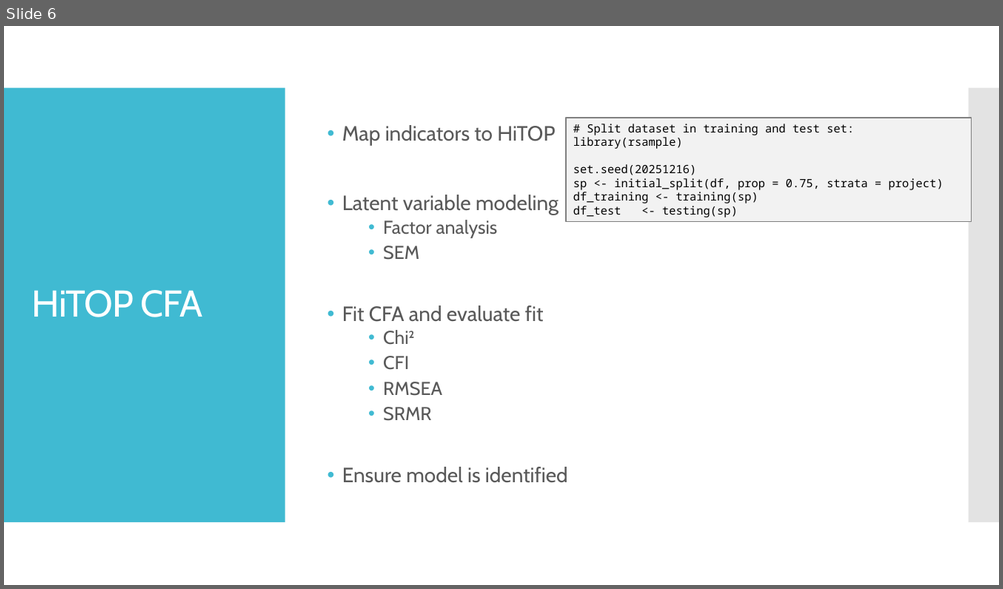
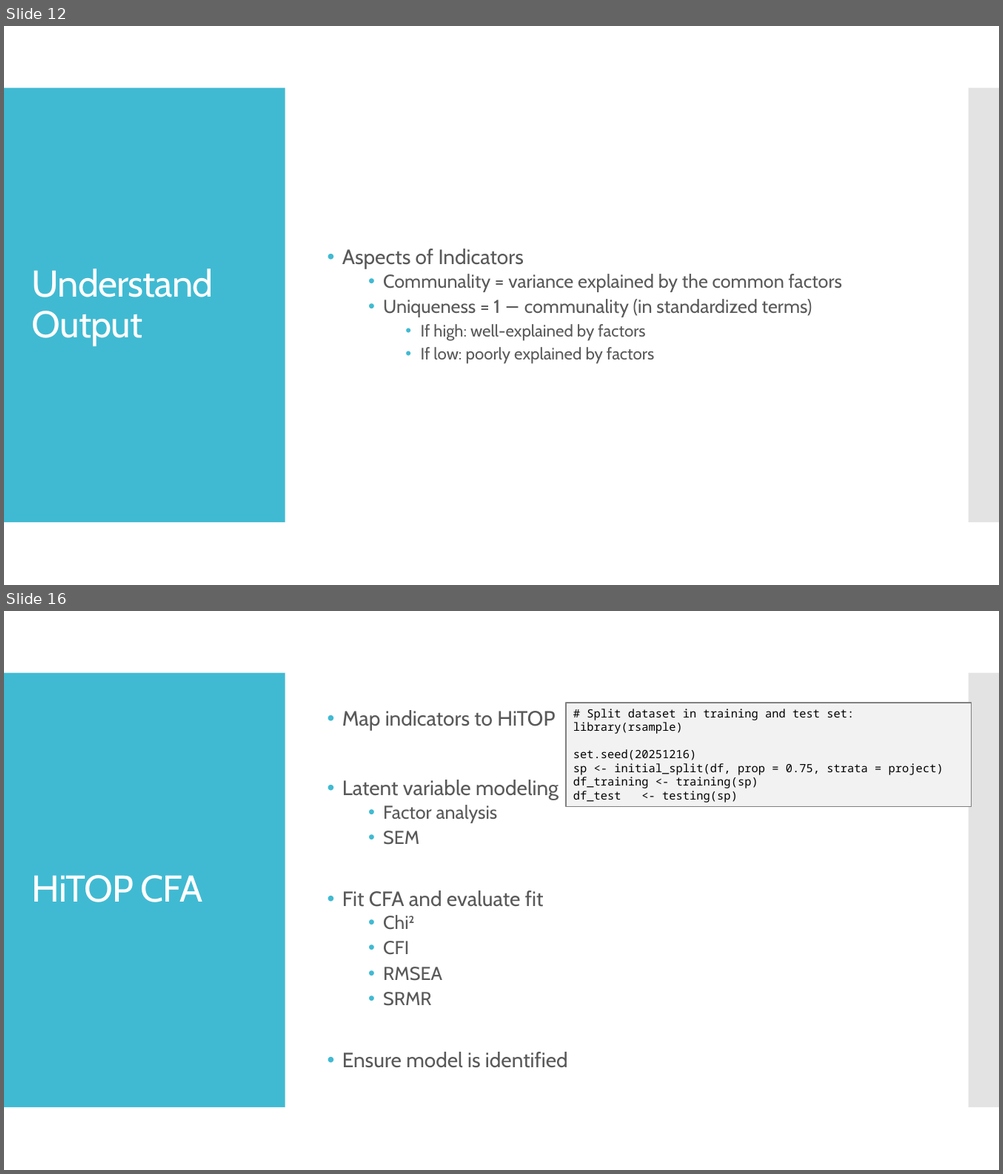
Before and after one commit to SaWilk/Clinical_Backbone_RU5389, a slide deck: information/Factor Analysis.pptx. Shown one above the other, each under a label of ours: slide 6 before the commit, slides 12 and 16 after it; the slides between them are not shown. The pictures are 1003x589 and 1003x1174 pixels, drawn with LibreOffice and Linux fonts; fonts in the diff are those of the drawing. Boxes give left, top, right and bottom in pixels: in the first picture for what was removed or moved away, otherwise in the second. Text is boxed around its words. In the diff, an @@ line names an element or a change of style, - is before the commit and + after.

```diff
--- a/information/Factor Analysis.pptx
+++ b/information/Factor Analysis.pptx
@@ slide 12 added at box(4, 26, 999, 585), background #FFFFFF; not listed: 2 template elements that a slide beside it also shows @@
@@ title added at box(32, 269, 213, 345), 36 pt, text #FFFFFF @@
+Understand Output
@@ text added at box(342, 249, 842, 364), 18 pt, text #595959 @@
+• Aspects of Indicators
+  • Communality = variance explained by the common factors
+  • Uniqueness = 1 − communality (in standardized terms)
+    • If high: well-explained by factors
+    • If low: poorly explained by factors
@@ what was slide 6 is now slide 16 @@
```
Also in this commit, not shown: 3 slides changed, 9 other slides added, 15 other files.
